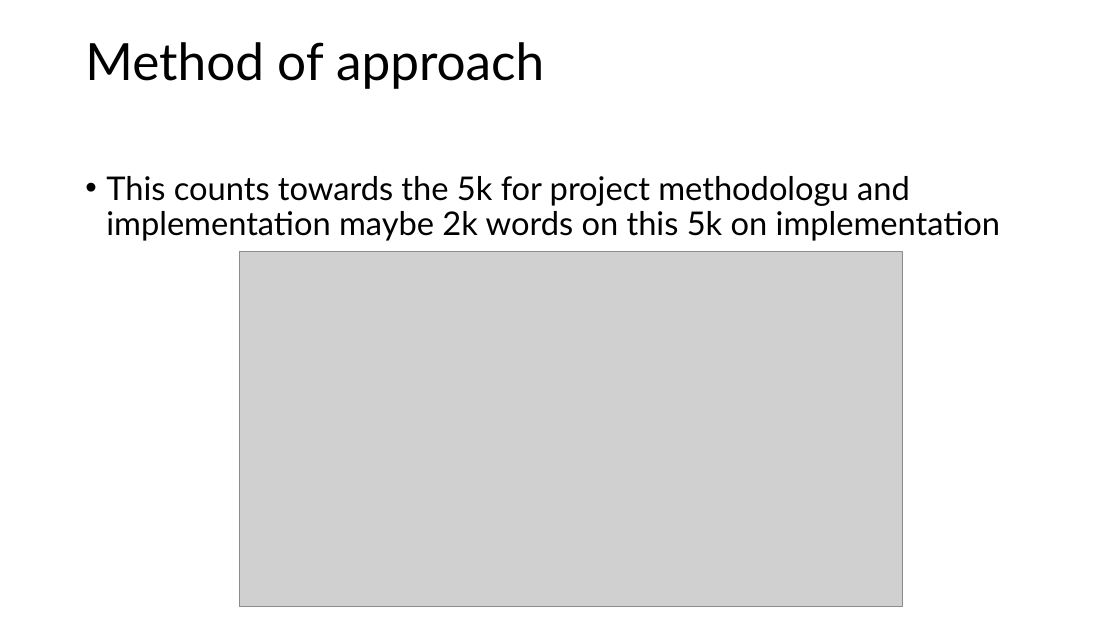
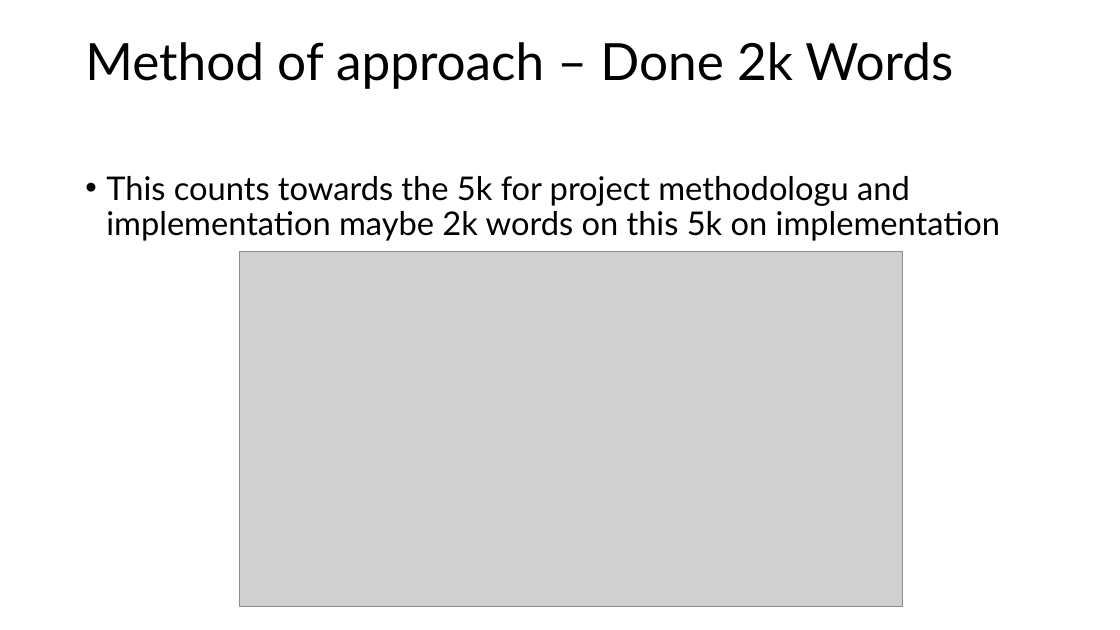
Before and after one commit to Mdot5596/Timeline-Takedown, a slide deck: slide 8 of Documentation/Report/Report Layou.pptx. Drawn at 1120x630 pixels with LibreOffice and Linux fonts; fonts in the diff are those of the drawing; grey boxes stand for pictures. Boxes give left, top, right and bottom in pixels: in the first picture for what was removed or moved away, otherwise in the second. Text is boxed around its words. In the diff, an @@ line names an element or a change of style, - is before the commit and + after.

Commit message:
Report -4K words, Methodology done

```diff
--- a/Documentation/Report/Report Layou.pptx
+++ b/Documentation/Report/Report Layou.pptx
@@ title at (85,42,953,89): text changed @@
-Method of approach
+Method of approach – Done 2k Words
```
Also in this commit, not shown: 1 other slide changed, 2 other files.
